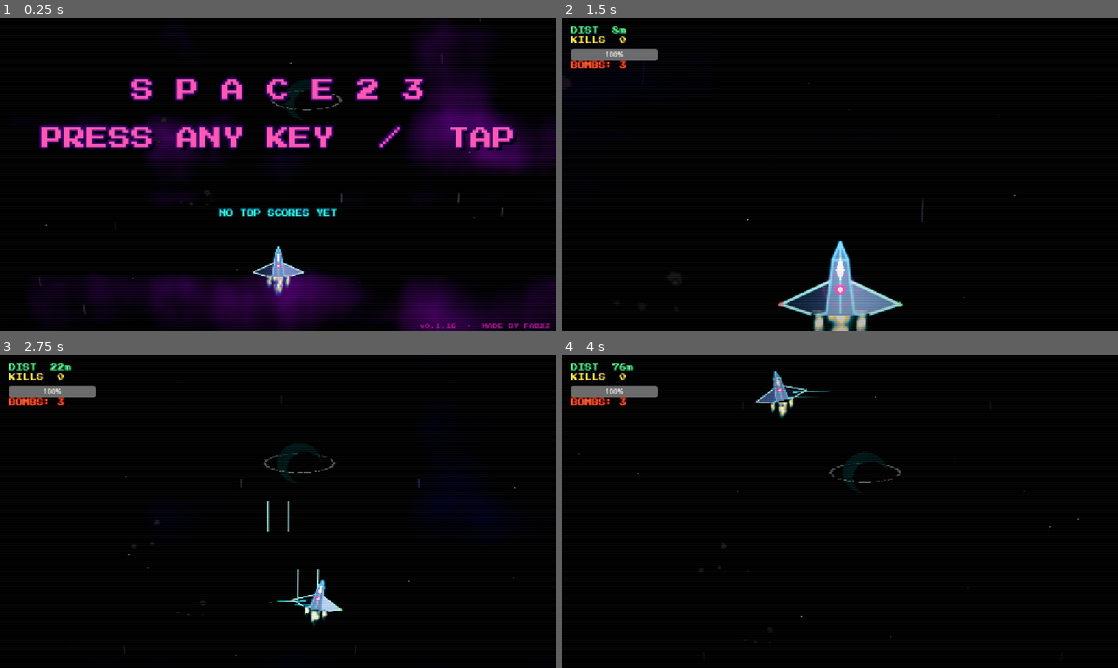
Above: before the commit, frames 1-4 (two rows, left to right).
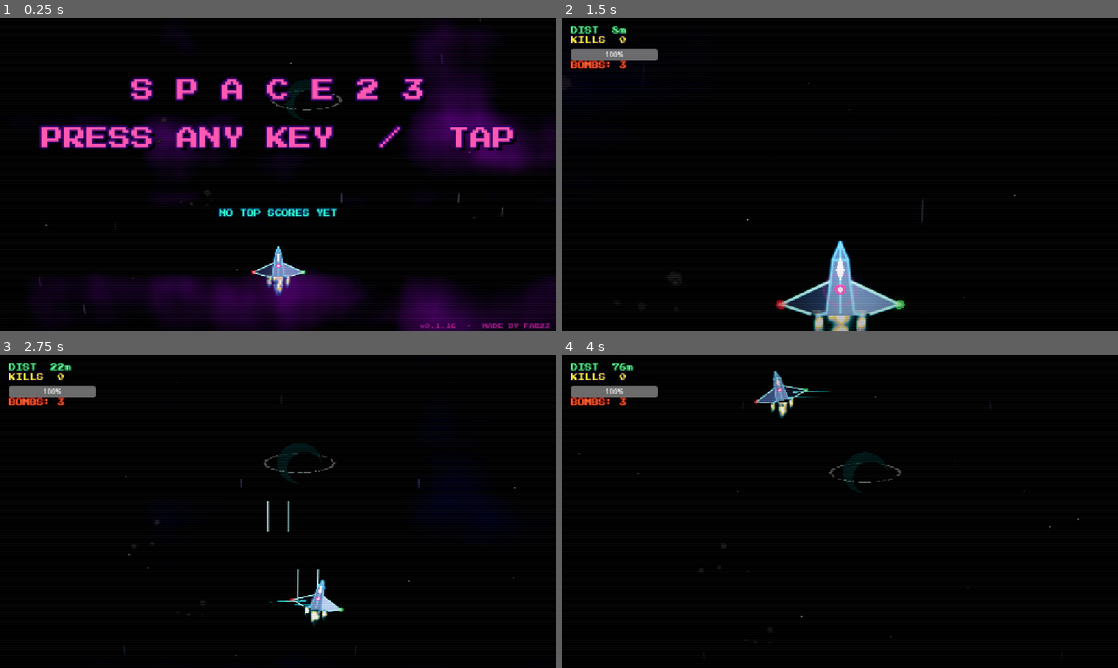
Above: after the commit, the same moments.

Repository: fabriziosalmi/space23
Game: Godot game, scene res://Main.tscn
Two runs of this game, one before a commit and one after it. Both use one fixed random seed, a clock stepped at 60 frames per second and the inputs below. Sound files missing from this copy of the repository are replaced by a short silence.
Inputs (mouse positions are in pixels of both pictures, inside the frame that each line leads up to):
- Up to frame 1 (0.25 s): no input
- Up to frame 2 (1.5 s): tap Enter (ui_accept) at 0.5, 0.77 s; move the mouse to (962, 158) at 0.52 s; hold D (move_right) 0.53-1.28 s; tap X (bomb) at 0.6 s; click (962, 158) at 0.67 s; move the mouse to (728, 190) at 1.27 s; hold S (move_down) from 1.28 s (still down); tap Shift (dash) at 1.35 s
- Up to frame 3 (2.75 s): tap Enter (ui_accept) at 1.52 s; move the mouse to (333, 442) at 2.02 s; release S (move_down) at 2.03 s; hold D (move_right) from 2.03 s (still down); hold Space (fire) from 2.03 s (still down)
- Up to frame 4 (4 s): move the mouse to (812, 574) at 2.77 s; release D (move_right) at 2.78 s; release Space (fire) at 2.78 s; hold W (move_up) 2.78-3.53 s; tap P at 2.85 s; click (812, 574) at 2.92 s; tap Enter (ui_accept) at 3.02, 3.77 s; move the mouse to (1006, 558) at 3.52 s; hold A (move_left) from 3.53 s (still down); tap X (bomb) at 3.6 s

The runs differ from the first frame. In frame 1, less than 0.1% of the frame differs, in the area x 45-55%, y 80-82%; in frame 2, less than 0.1%, in the area x 38-62%, y 89-94%; in frame 3, less than 0.1%; in frame 4, less than 0.1%.

Commit message:
fix(player): nav lights — rounded glow instead of single HDR dot
User screenshot showed dark square boxes around the red/green wing-tip
nav lights. Diagnosis: the single 2.5px draw_circle with HDR brightness
rgb 3.0 triggered Godot's 2D bloom downsample mip artefact — at the
lowest glow mip a tiny bright HDR point becomes a quantised few-pixel
square, visible as a "dark square box" silhouetted against the bg black.

Fix: rounded glow via 3 concentric draw_circles (outer halo dim →
mid glow → core moderately HDR). Geometric multi-circle gradient is
bloom-independent — the soft circular halo masks any residual bloom
blockiness, and the core HDR is dropped from 3.0 to 1.3 so the bloom
intensity itself is gentler.

Layers per light (red shown, green mirrors):
  outer  8px  Color(0.5, 0.1, 0.1, alpha 0.18)
  mid    4.5px Color(1.0, 0.25, 0.25, alpha 0.55)
  core   2px   Color(1.3, 0.4, 0.4) * pulse

Pulse animation preserved (0.7 + 0.3 * sin(t*4)). nav_red/nav_green
renamed to nav_red_core / nav_green_core for clarity.

Co-Authored-By: Claude Opus 4.7 (1M context) <noreply@anthropic.com>

Diff:
--- a/Player.gd
+++ b/Player.gd
@@ -225,8 +225,13 @@
 	var trim: Color = Color(0.4, 1.4, 3.0) * trim_glow_mult        # Neon blue (HDR + audio)
 	var trim_dim: Color = Color(0.2, 0.7, 1.5) * trim_glow_mult
 	var cockpit_glow: Color = cockpit_color_full.lerp(cockpit_color_dying, hp_low) * cockpit_brightness
-	var nav_red: Color = Color(3.0, 0.4, 0.4)
-	var nav_green: Color = Color(0.4, 3.0, 0.6)
+	# nav_red/nav_green era HDR 3.0 su un singolo draw_circle 2.5px → vedi
+	# i commenti sui draw_circle delle nav_lights più sotto. Adesso il core
+	# HDR è ridotto a 1.3 (lieve bloom invece di artefatto blocky) e la luce
+	# vive in 3 cerchi concentrici geometric (vedi sotto). Conservato il nome
+	# come "core color" per chiarezza.
+	var nav_red_core: Color = Color(1.3, 0.4, 0.4)
+	var nav_green_core: Color = Color(0.4, 1.3, 0.45)
 
 	# === VERTICI (origine al centro nave, naso = -y) ===
 	var NOSE := Vector2(0, -45)
@@ -297,10 +302,25 @@
 	var cockpit := PackedVector2Array([Vector2(0, -32), Vector2(-4, -18), Vector2(0, -8), Vector2(4, -18)])
 	n.draw_polygon(cockpit, PackedColorArray([cockpit_glow * 1.3, cockpit_glow, cockpit_glow * 1.5, cockpit_glow]))
 
-	# === LUCI DI POSIZIONE port/starboard, pulsanti ===
+	# === LUCI DI POSIZIONE port/starboard — rounded glow a 3 cerchi ===
+	# Era un singolo draw_circle 2.5px con HDR rgb 3.0 (nav_red/nav_green).
+	# Il core HDR brillantissimo su area minima triggerava artefatti blocky
+	# del bloom downsample di Godot 2D: il glow fa multi-mip downsample → un
+	# punto bright HDR diventa un quadrato di pochi pixel al lowest mip,
+	# visibile come "dark square box" stagliato contro il bg nero.
+	# Fix: glow geometrico a 3 cerchi concentrici (halo dim → mid → core
+	# leggermente HDR). Il bloom resta soft, il gradient è sempre circolare
+	# a qualsiasi mip / risoluzione, e il visual "luce di posizione neon"
+	# resta riconoscibile.
 	var pulse: float = 0.7 + 0.3 * sin(time_passed * 4.0)
-	n.draw_circle(WING_TIP_L, 2.5, nav_red * pulse)
-	n.draw_circle(WING_TIP_R, 2.5, nav_green * pulse)
+	# Red (port, ala sinistra)
+	n.draw_circle(WING_TIP_L, 8.0, Color(0.5, 0.1, 0.1, 0.18))     # outer halo dim
+	n.draw_circle(WING_TIP_L, 4.5, Color(1.0, 0.25, 0.25, 0.55))   # mid glow
+	n.draw_circle(WING_TIP_L, 2.0, nav_red_core * pulse)           # core moderately HDR
+	# Green (starboard, ala destra)
+	n.draw_circle(WING_TIP_R, 8.0, Color(0.1, 0.5, 0.2, 0.18))
+	n.draw_circle(WING_TIP_R, 4.5, Color(0.25, 1.0, 0.4, 0.55))
+	n.draw_circle(WING_TIP_R, 2.0, nav_green_core * pulse)
 
 var can_move = true
 var shoot_timer = 0.0
